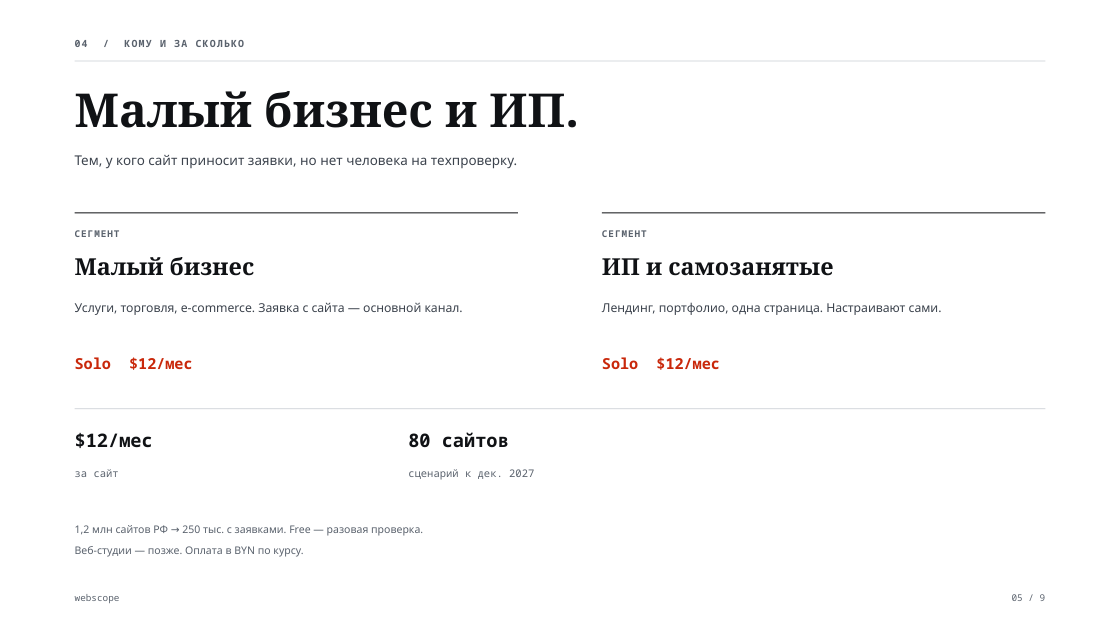
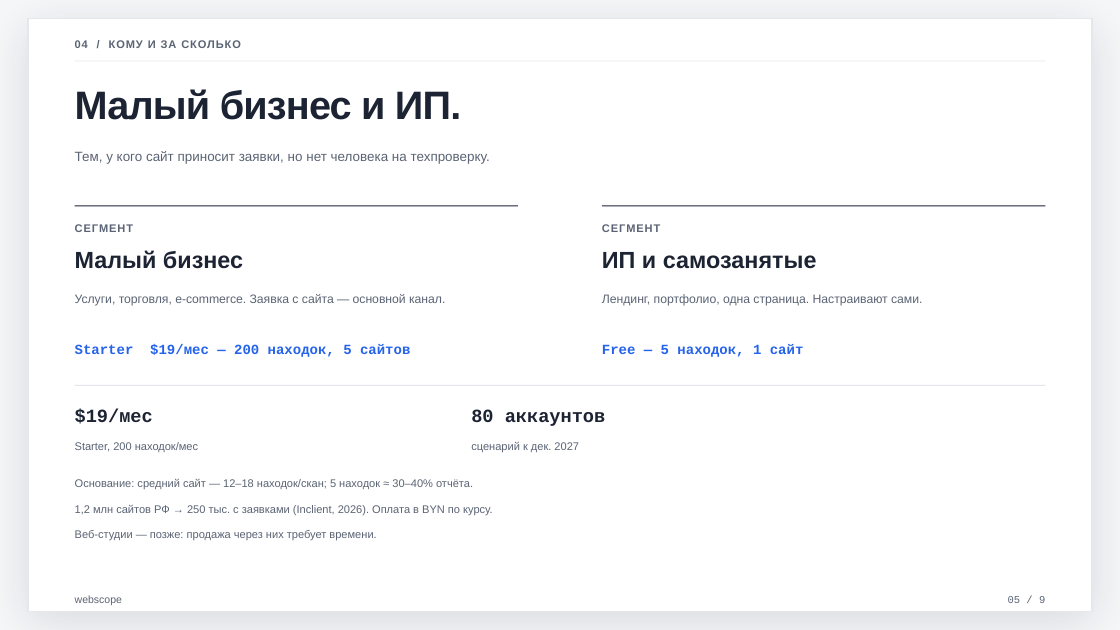
Before and after one commit to xDefox/qa-startup, a slide deck: slide 5 of pitch/webscope-pitch-3min.pptx. Drawn at 1120x630 pixels with LibreOffice and Linux fonts; fonts in the diff are those of the drawing. Boxes give left, top, right and bottom in pixels: in the first picture for what was removed or moved away, otherwise in the second. Text is boxed around its words. In the diff, an @@ line names an element or a change of style, - is before the commit and + after.

```diff
--- a/pitch/webscope-pitch-3min.pptx
+++ b/pitch/webscope-pitch-3min.pptx
@@ background #FFFFFF to #F6F7F9 @@
@@ rounded rectangle added at (28,18,1092,612), fill #FFFFFF, outline #E4E7EC 1 pt @@
@@ text "04 / КОМУ И ЗА ..." at (75,40,241,48): size 8.5 to 9.5 pt, font Noto Sans Mono to Arial, text colour #5A626D to #5B6474, letter spacing 1 to 0.8 pt @@
@@ text "Малый бизнес и ИП." at (75,89,461,120): size 40 to 34 pt, font Noto Serif to Arial, text colour #101215 to #1C2333, letter spacing 0 to -0.7 pt @@
@@ 2 texts, 2 rectangles: place and size @@
-2 texts, 2 rectangles at (75,213,1046,315)
+2 texts, 2 rectangles at (75,205,1046,306)
@@ rectangle at (75,205,518,206): fill #101215 to #1C2333 @@
@@ rectangle at (602,205,1046,206): fill #101215 to #1C2333 @@
@@ text "СЕГМЕНТ" at (75,224,133,232): size 8 to 9.5 pt, font Noto Sans Mono to Arial, text colour #5A626D to #5B6474 @@
@@ text "СЕГМЕНТ" at (602,224,660,232): size 8 to 9.5 pt, font Noto Sans Mono to Arial, text colour #5A626D to #5B6474 @@
@@ text "Малый бизнес": place and size @@
-text "Малый бизнес" at (75,257,255,276)
+text "Малый бизнес" at (75,250,243,269)
@@ text "Малый бизнес" at (75,250,243,269): font Noto Serif to Arial, text colour #101215 to #1C2333 @@
@@ text "ИП и самозанятые" at (602,252,817,269): font Noto Serif to Arial, text colour #101215 to #1C2333 @@
@@ font Noto Sans to Arial, text colour #3C434D to #5B6474 in 3 elements at (75,151,490,164), (75,294,445,306), (602,294,922,306) @@
@@ text removed at (75,357,193,370) @@
-Solo $12/мес
@@ text added at (75,344,410,357), 12 pt, text #2563EB, bold @@
+Starter $19/мес — 200 находок, 5 сайтов
@@ text removed at (602,357,720,370) @@
-Solo $12/мес
@@ text added at (602,344,804,357), 12 pt, text #2563EB, bold @@
+Free — 5 находок, 1 сайт
@@ rectangle: place and size @@
-rectangle at (75,408,1046,409)
+rectangle at (75,385,1046,386)
@@ rectangle at (75,385,1046,386): fill #C9CDD3 to #E4E7EC @@
@@ text at (75,409,153,424): text changed; font Noto Sans Mono to Courier New; text colour #101215 to #1C2333 @@
-$12/мес
+$19/мес
@@ text at (471,409,606,426): text changed; font Noto Sans Mono to Courier New; text colour #101215 to #1C2333 @@
-80 сайтов
+80 аккаунтов
@@ text added at (75,442,198,452), 9.5 pt, text #5B6474 @@
+Starter, 200 находок/мес
@@ text "сценарий к дек. 2027": place and size @@
-text "сценарий к дек. 2027" at (408,469,534,480)
+text "сценарий к дек. 2027" at (471,442,579,452)
@@ text "сценарий к дек. 2027" at (471,442,579,452): size 9 to 9.5 pt, font Noto Sans Mono to Arial, text colour #5A626D to #5B6474 @@
@@ text removed at (75,469,119,477) @@
-за сайт
@@ text added at (75,479,473,489), 9.5 pt, text #5B6474 @@
+Основание: средний сайт — 12–18 находок/скан; 5 находок ≈ 30–40% отчёта.
@@ text at (75,505,493,515): text changed; size 9 to 9.5 pt; font Noto Sans to Arial; text colour #5A626D to #5B6474 @@
-1,2 млн сайтов РФ → 250 тыс. с заявками. Free — разовая проверка.
+1,2 млн сайтов РФ → 250 тыс. с заявками (Inclient, 2026). Оплата в BYN по курсу.
@@ text at (75,530,376,541): text changed; size 9 to 9.5 pt; font Noto Sans to Arial; text colour #5A626D to #5B6474 @@
-Веб-студии — позже. Оплата в BYN по курсу.
+Веб-студии — позже: продажа через них требует времени.
@@ text "webscope" at (75,595,122,605): size 8 to 9 pt, font Noto Sans Mono to Arial, text colour #5A626D to #5B6474 @@
@@ text "05 / 9" at (1008,596,1045,603): size 8 to 9 pt, font Noto Sans Mono to Courier New, text colour #5A626D to #5B6474 @@
```
Also in this commit, not shown: 8 other slides changed, 4 slides added, 19 other files.
